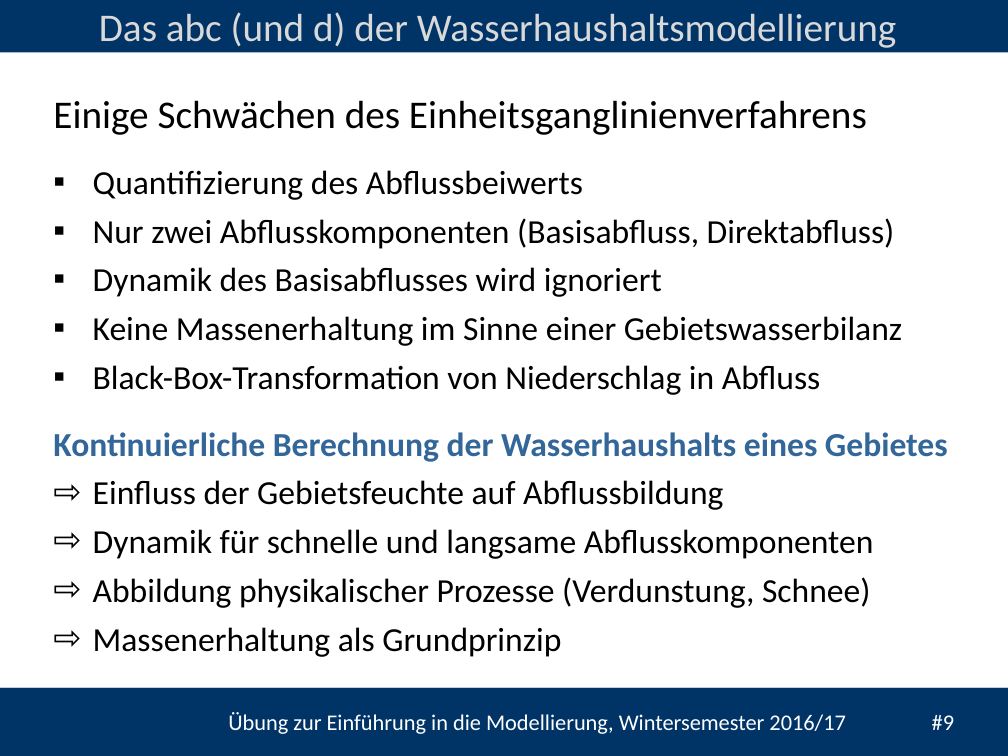
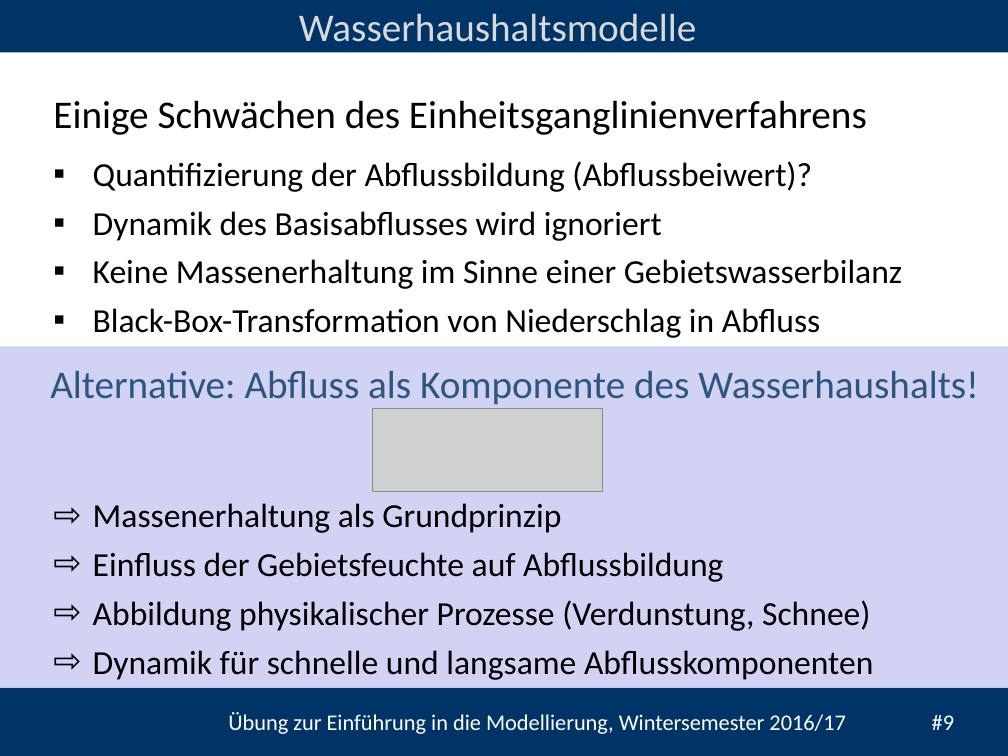
Before and after one commit to heistermann/Einf_Modellierung, a slide deck: slide 9 of Termin_2/folien/UebungModellierung#2.pptx. Drawn at 1008x756 pixels with LibreOffice and Linux fonts; fonts in the diff are those of the drawing; grey boxes stand for pictures; background and template pictures are left out. Boxes give left, top, right and bottom in pixels: in the first picture for what was removed or moved away, otherwise in the second. Text is boxed around its words. In the diff, an @@ line names an element or a change of style, - is before the commit and + after.

```diff
--- a/Termin_2/folien/UebungModellierung#2.pptx
+++ b/Termin_2/folien/UebungModellierung#2.pptx
@@ text at <box>299,13,696,42</box>: text changed @@
-Das abc (und d) der Wasserhaushaltsmodellierung
+Wasserhaushaltsmodelle
@@ text "Quantifizierung der Abflussbildung (Abflussbeiwert)?": place and size @@
-text "Quantifizierung der Abflussbildung (Abflussbeiwert)?" at <box>93,170,902,395</box>
+text "Quantifizierung der Abflussbildung (Abflussbeiwert)?" at <box>93,161,902,338</box>
@@ text at <box>93,161,812,192</box>: text changed @@
-▪ Quantifizierung des Abflussbeiwerts
-▪ Nur zwei Abflusskomponenten (Basisabfluss, Direktabfluss)
+▪ Quantifizierung der Abflussbildung (Abflussbeiwert)?
@@ rectangle: place and size @@
-rectangle at <box>0,148,1008,687</box>
+rectangle at <box>0,347,1008,688</box>
@@ rectangle at <box>0,347,1008,688</box>: fill #FFFFFF at 50% opacity to #D2D2F4 @@
@@ text added at <box>50,371,979,405</box>, 28 pt, text #2B5681 @@
+Alternative: Abfluss als Komponente des Wasserhaushalts!
@@ picture added at <box>373,408,603,491</box> @@
@@ text "Massenerhaltung als Grundprinzip": place and size @@
-text "Massenerhaltung als Grundprinzip" at <box>53,432,948,657</box>
+text "Massenerhaltung als Grundprinzip" at <box>93,503,873,680</box>
@@ text at <box>93,503,561,533</box>: text changed; text colour #336699 to #000000; bold off @@
-Kontinuierliche Berechnung der Wasserhaushalts eines Gebietes
+⇨ Massenerhaltung als Grundprinzip
@@ text at <box>93,577,871,657</box>: paragraphs removed @@
-⇨ Abbildung physikalischer Prozesse (Verdunstung, Schnee)
-⇨ Massenerhaltung als Grundprinzip
@@ text at <box>93,600,871,631</box>: paragraph added @@
+⇨ Abbildung physikalischer Prozesse (Verdunstung, Schnee)
```
Also in this commit, not shown: 4 other slides changed, 6 slides added, 2 slides removed, 4 other files.
